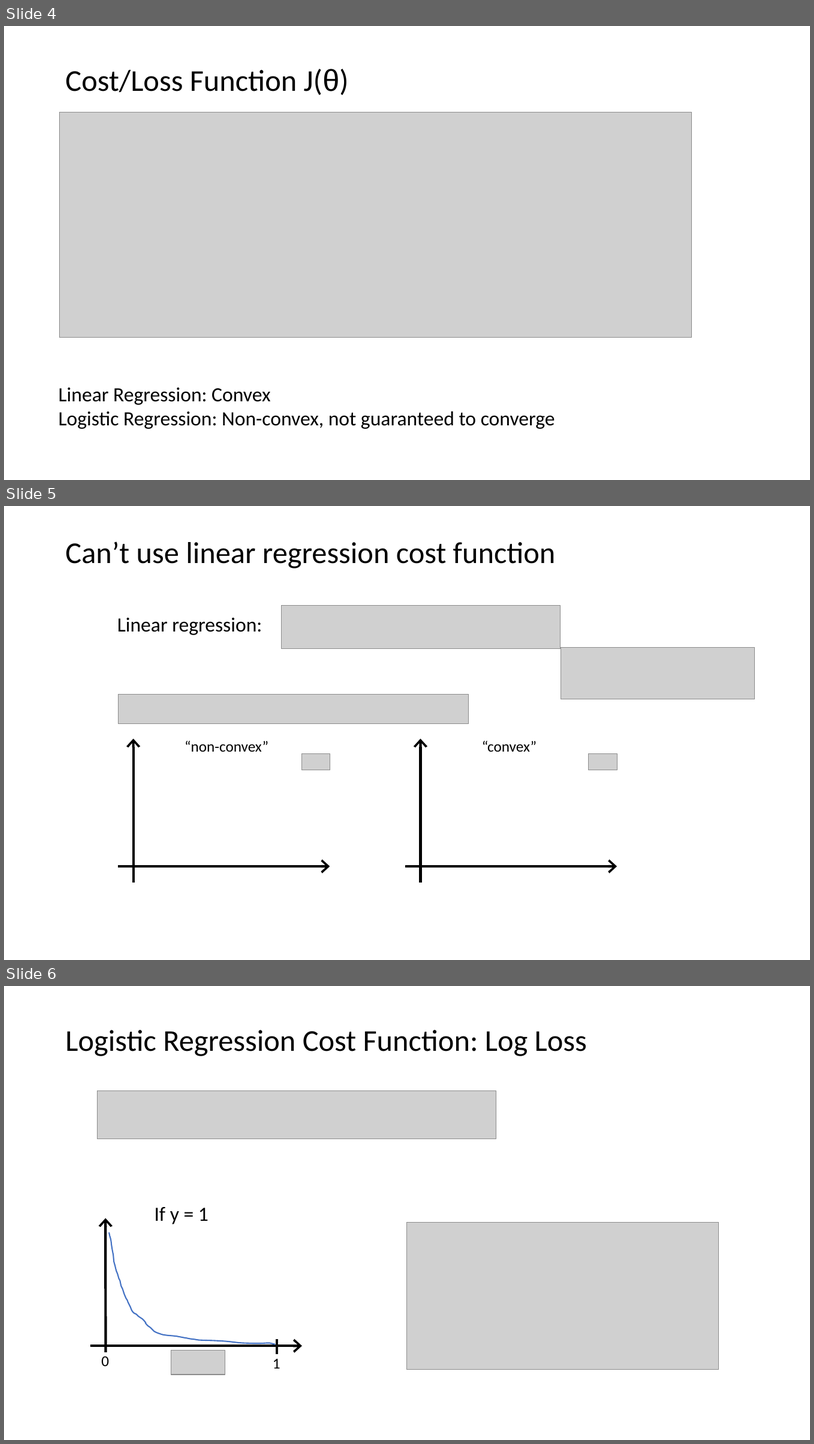
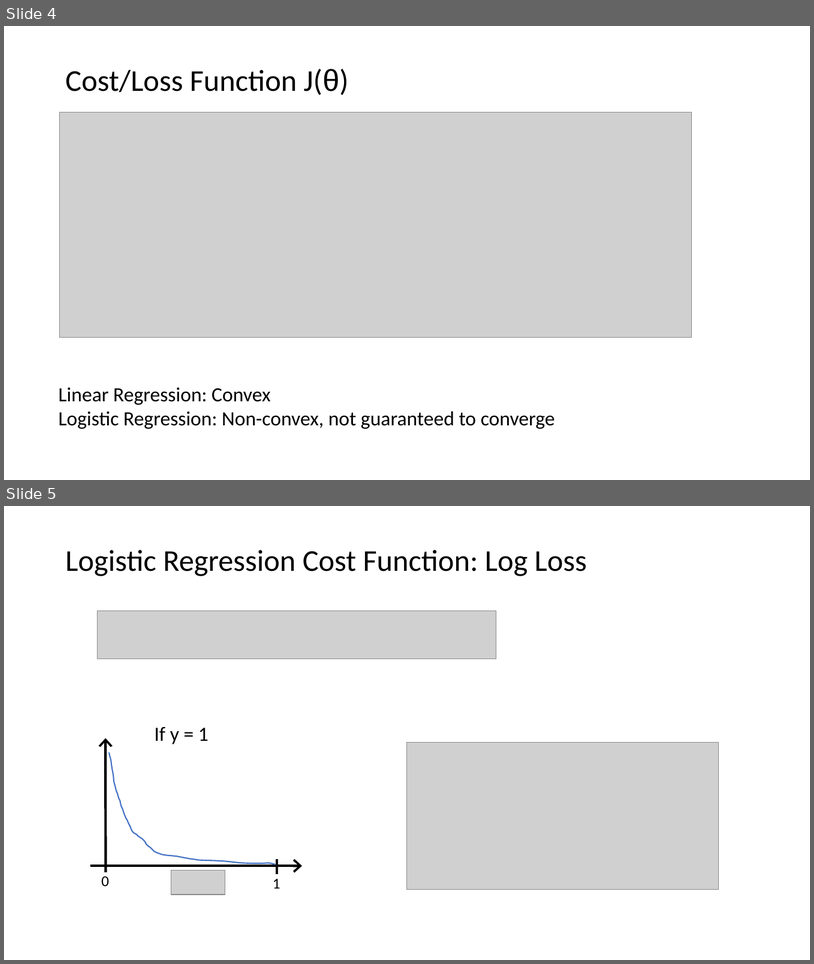
Before and after one commit to ICBI/AIMAHEAD_GU, a slide deck: Courses/ML_Concepts/Module_01_Introduction_to_Classification/Module_01_Introduction_to_Classification_03_LossFunction.pptx. Shown one above the other, each under a label of ours: slides 4, 5 and 6 before the commit, slides 4 and 5 after it. The pictures are 814x1444 and 814x964 pixels, drawn with LibreOffice and Linux fonts; fonts in the diff are those of the drawing; grey boxes stand for pictures; background and template pictures are left out. Boxes give left, top, right and bottom in pixels: in the first picture for what was removed or moved away, otherwise in the second. Text is boxed around its words. In the diff, an @@ line names an element or a change of style, - is before the commit and + after.

```diff
--- a/Courses/ML_Concepts/Module_01_Introduction_to_Classification/Module_01_Introduction_to_Classification_03_LossFunction.pptx
+++ b/Courses/ML_Concepts/Module_01_Introduction_to_Classification/Module_01_Introduction_to_Classification_03_LossFunction.pptx
@@ slide 5 removed at (4,506,810,960), background #FFFFFF @@
@@ title removed at (65,541,556,568) @@
-Can’t use linear regression cost function
@@ picture removed at (282,606,561,649) @@
@@ text removed at (117,618,262,635) @@
-Linear regression:
@@ picture removed at (561,648,755,699) @@
@@ picture removed at (119,694,468,724) @@
@@ arrow removed from (134, 882) to (134, 738) @@
@@ arrow removed from (421, 882) to (421, 738) @@
@@ text removed at (185,741,269,751) @@
-“non-convex”
@@ picture removed at (302,753,330,770) @@
@@ text removed at (482,741,537,751) @@
-“convex”
@@ picture removed at (589,753,617,770) @@
@@ arrow removed from (119, 866) to (330, 866) @@
@@ arrow removed from (405, 866) to (617, 866) @@
@@ what was slide 6 is now slide 5 @@
```
Also in this commit, not shown: 5 other files.
